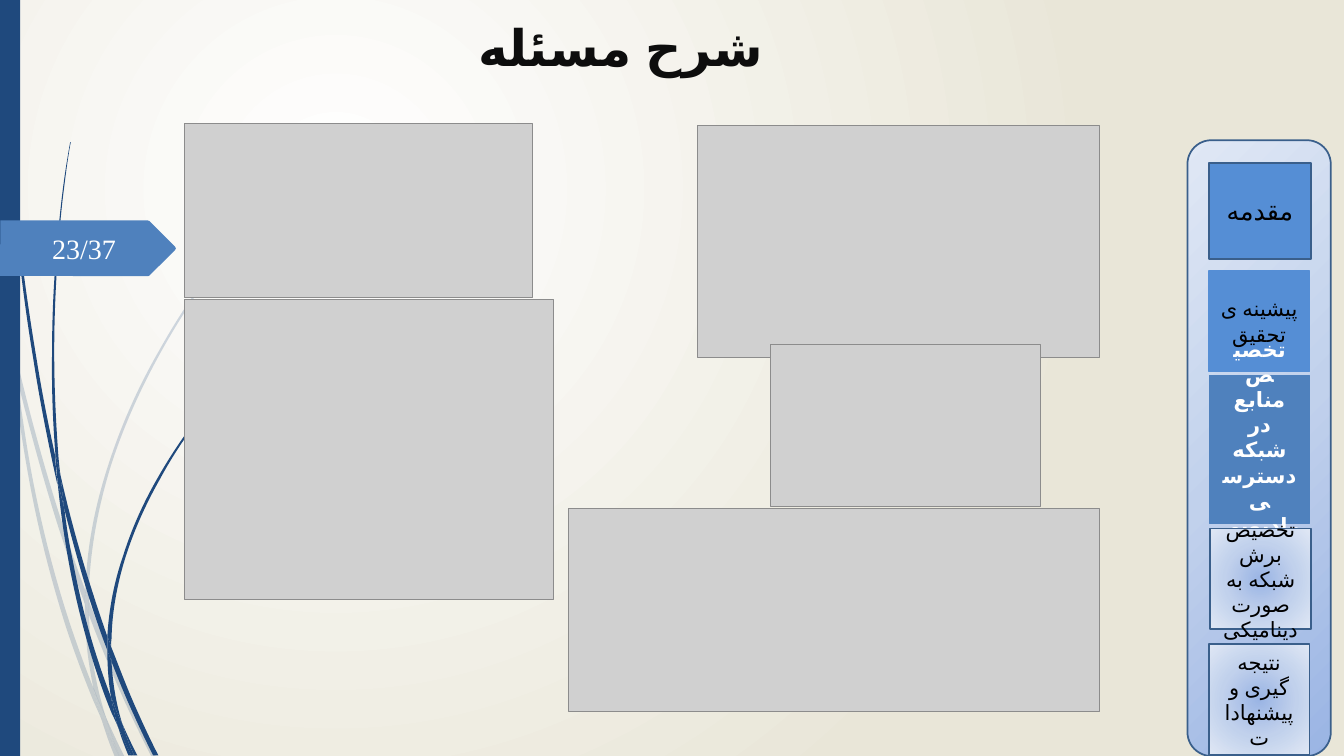
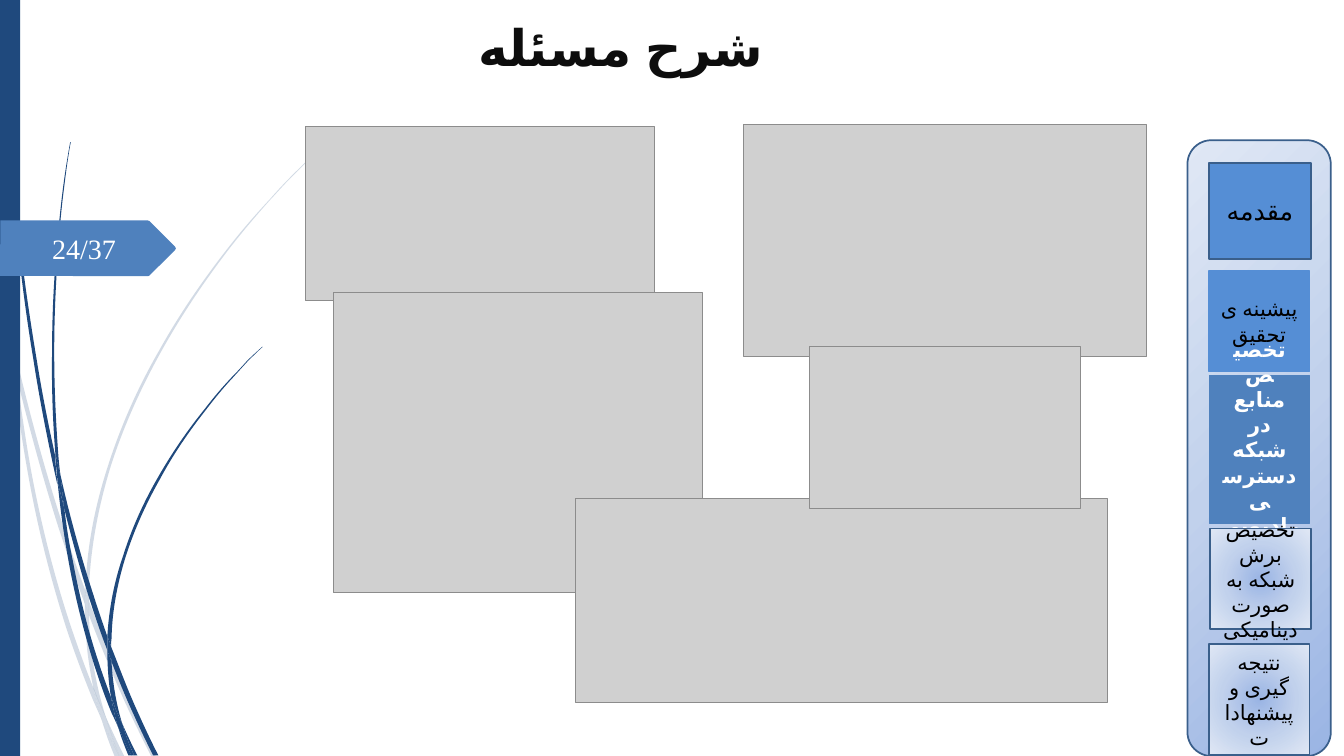
Before and after one commit to mkm1992/phd-project, a slide deck: slide 24 of Latex/tex1/proposal.pptx (slide 23 before the commit). Drawn at 1344x756 pixels with LibreOffice and Linux fonts; fonts in the diff are those of the drawing; grey boxes stand for pictures; background and template pictures are left out. Boxes give left, top, right and bottom in pixels: in the first picture for what was removed or moved away, otherwise in the second. Text is boxed around its words. In the diff, an @@ line names an element or a change of style, - is before the commit and + after.

```diff
--- a/Latex/tex1/proposal.pptx
+++ b/Latex/tex1/proposal.pptx
@@ background gradient #FFFFFF to #EAE7D8 to #FFFFFF @@
@@ picture: place and size @@
-picture at bbox=[185, 124, 533, 298]
+picture at bbox=[306, 126, 654, 300]
@@ picture: place and size @@
-picture at bbox=[698, 126, 1100, 358]
+picture at bbox=[744, 124, 1146, 356]
@@ page number at bbox=[52, 240, 116, 260]: text changed @@
-23/37
+24/37
@@ picture: place and size @@
-picture at bbox=[185, 299, 555, 600]
+picture at bbox=[333, 292, 703, 593]
@@ picture: place and size @@
-picture at bbox=[770, 345, 1042, 506]
+picture at bbox=[810, 347, 1081, 508]
@@ picture: place and size @@
-picture at bbox=[569, 508, 1100, 712]
+picture at bbox=[576, 498, 1107, 702]
```
Also in this commit, not shown: 36 other slides changed, 1 slide added.
